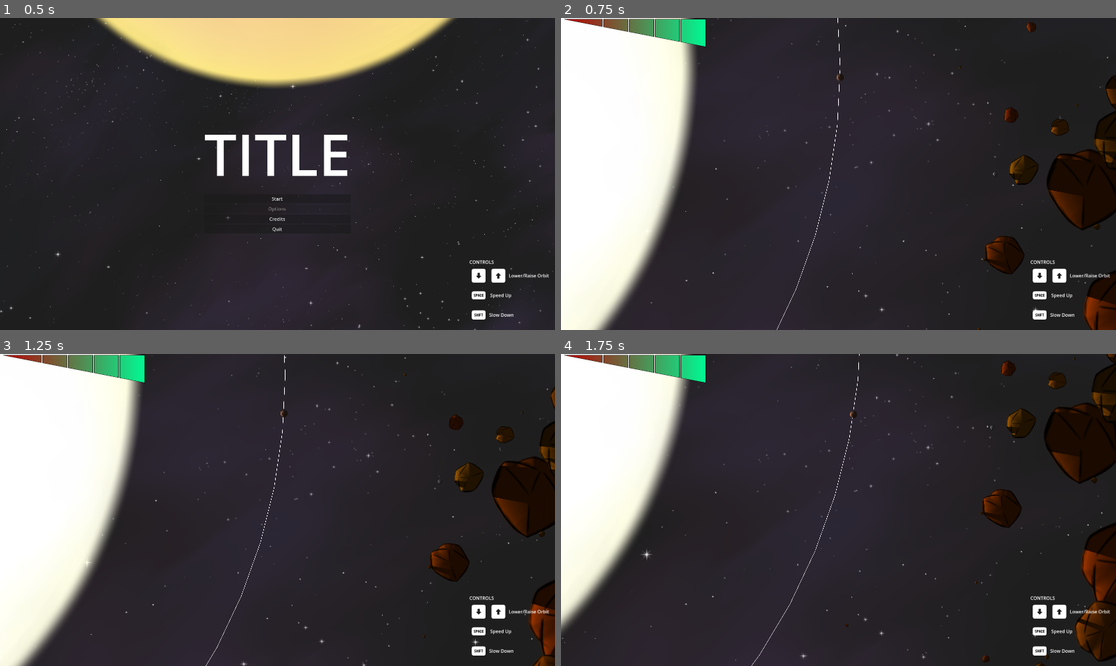
Above: before the commit, frames 1-4 (two rows, left to right).
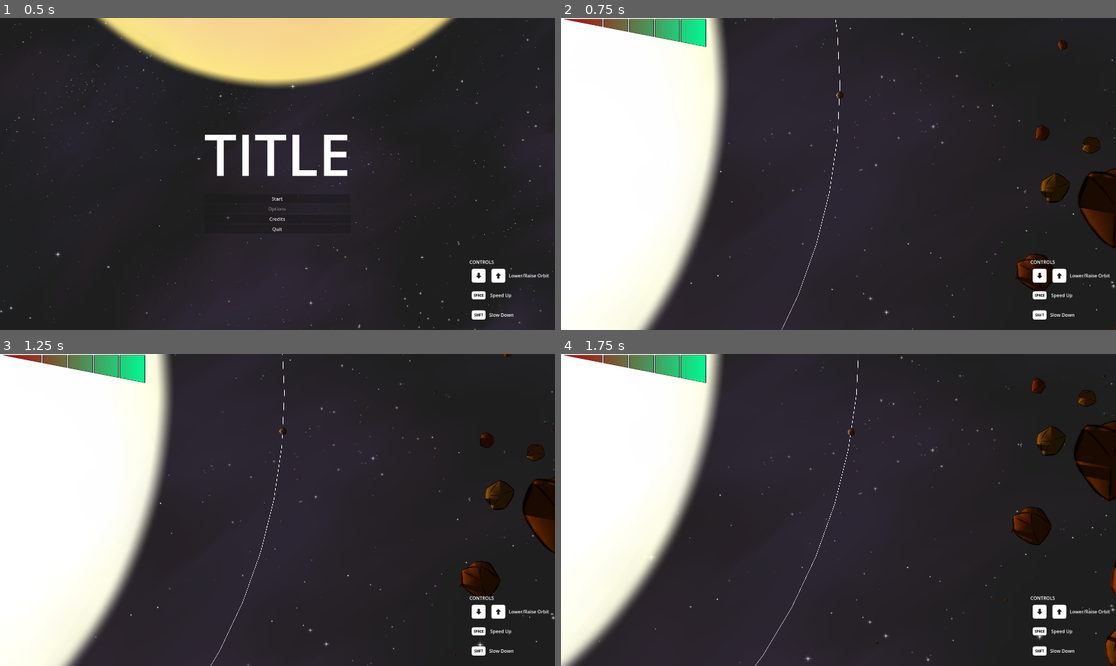
Above: after the commit, the same moments.

Repository: Aroweeri/gmtk2025
Game: Godot game, scene res://scenes/MainMenu.tscn
Two runs of this game, one before a commit and one after it. Both use one fixed random seed, a clock stepped at 60 frames per second and the inputs below.
Inputs:
- Up to frame 1 (0.5 s): no input
- Up to frame 2 (0.75 s): click "Start" at 0.5 s
- Up to frame 3 (1.25 s): no input
- Up to frame 4 (1.75 s): hold Up (ui_up) from 1.28 s (still down); hold Space (boost) from 1.28 s (still down)

Frame 1 is identical in both runs. In frame 2, 15% of the frame differs, in the area x 4-100%, y 0-100%; in frame 3, 15%; in frame 4, 16%, in the area x 0-100%, y 0-100%.

Commit message:
Tweak player spawn location and camera placement.

Diff:
--- a/scenes/Main.tscn
+++ b/scenes/Main.tscn
@@ -83,7 +83,7 @@
 script = ExtResource("2_0bbpv")
 
 [node name="Player" type="Node2D" parent="PlayerRotator"]
-position = Vector2(10000, 0)
+position = Vector2(9455, 0)
 script = ExtResource("3_0bbpv")
 
 [node name="Sprite" type="Sprite2D" parent="PlayerRotator/Player"]
@@ -94,7 +94,7 @@
 occluder = SubResource("OccluderPolygon2D_1iba3")
 
 [node name="Camera2D" type="Camera2D" parent="PlayerRotator/Player"]
-position = Vector2(0, 1673)
+position = Vector2(0, 1364)
 zoom = Vector2(0.2, 0.2)
 
 [node name="StaticBody2D" type="Area2D" parent="PlayerRotator/Player"]
